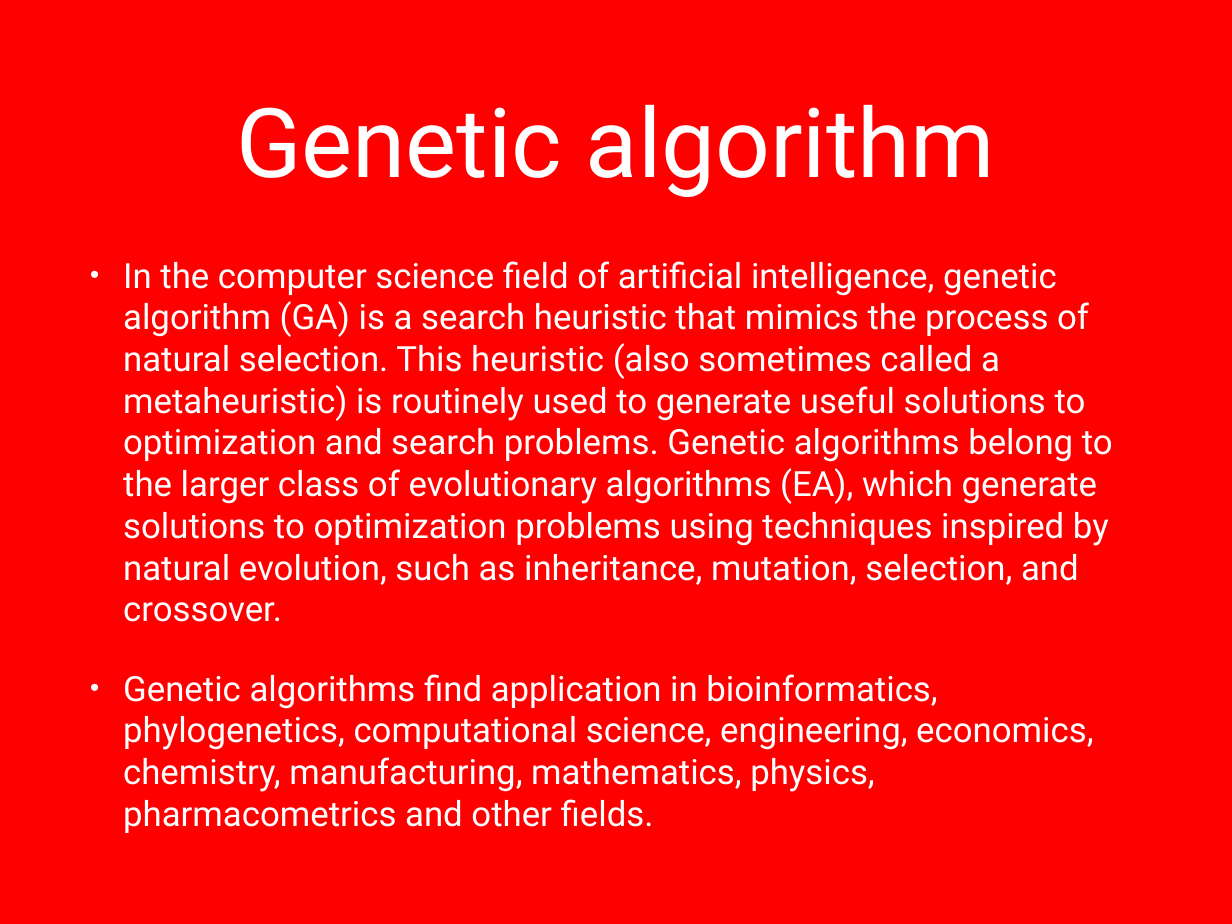
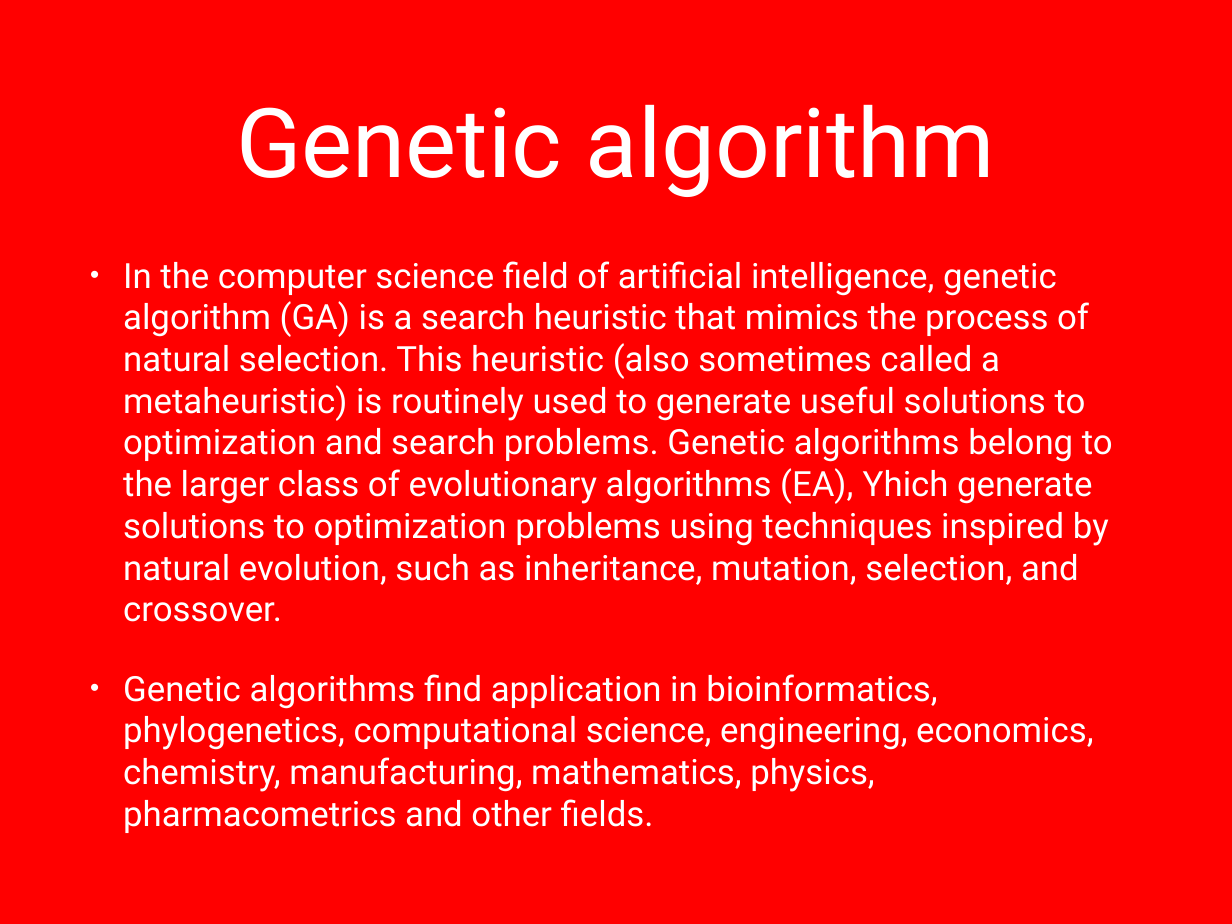
Before and after one commit to lizhanhui/ml, a slide deck: slide 9 of doc/presentation.pptx. Drawn at 1232x924 pixels with LibreOffice and Linux fonts; fonts in the diff are those of the drawing; background and template pictures are left out. Boxes give left, top, right and bottom in pixels: in the first picture for what was removed or moved away, otherwise in the second. Text is boxed around its words. In the diff, an @@ line names an element or a change of style, - is before the commit and + after.

Commit message:
edit ppt

```diff
--- a/doc/presentation.pptx
+++ b/doc/presentation.pptx
@@ text at (123,261,1113,622): text changed @@
-• In the computer science field of artificial intelligence, genetic algorithm (GA) is a search heuristic that mimics the process of natural selection. This heuristic (also sometimes called a metaheuristic) is routinely used to generate useful solutions to optimization and search problems. Genetic algorithms belong to the larger class of evolutionary algorithms (EA), which generate solutions to optimization problems using techniques inspired by natural evolution, such as inheritance, mutation, selection, and crossover.
+• In the computer science field of artificial intelligence, genetic algorithm (GA) is a search heuristic that mimics the process of natural selection. This heuristic (also sometimes called a metaheuristic) is routinely used to generate useful solutions to optimization and search problems. Genetic algorithms belong to the larger class of evolutionary algorithms (EA), Yhich generate solutions to optimization problems using techniques inspired by natural evolution, such as inheritance, mutation, selection, and crossover.
```
Also in this commit, not shown: 2 other slides changed, 8 slides added, 1 slide removed.
